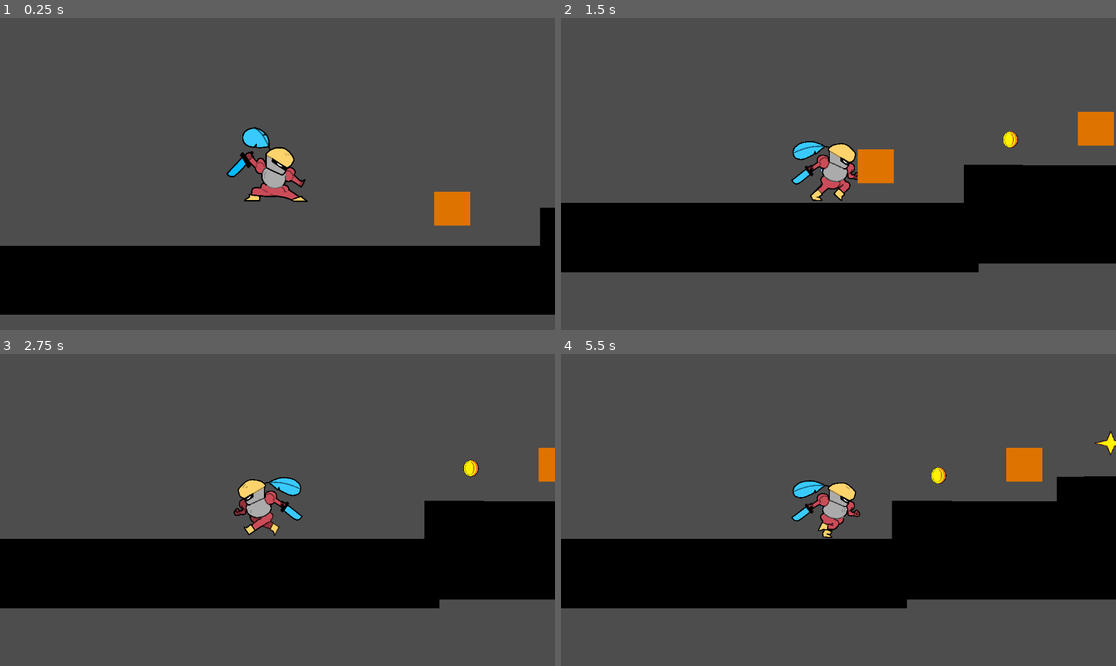
Above: before the commit, frames 1-4 (two rows, left to right).
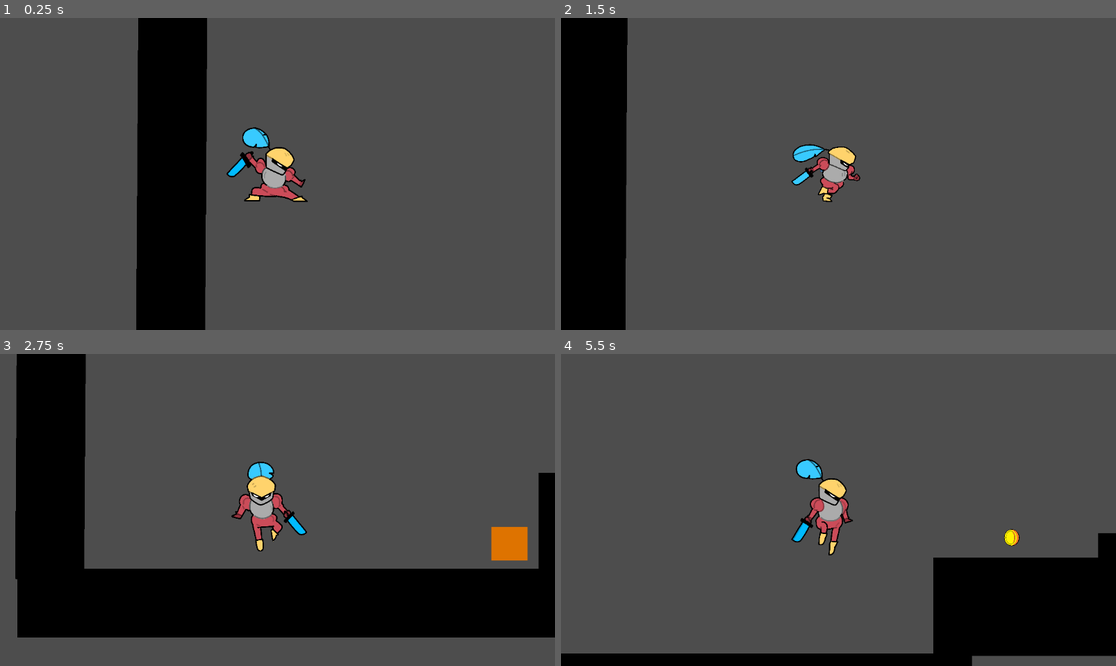
Above: after the commit, the same moments.

Repository: facundooli/plataformero
Game: Godot game, scene res://nivel.tscn
The game is run twice, just before and just after one commit, with the same random seed, the same clock (stepped at 60 frames per second) and the same inputs. The engine's default icon, where the game draws it, is replaced by a stand-in: a white triangle on a blue panel in a dark square.
Inputs:
- Up to frame 1 (0.25 s): no input
- Up to frame 2 (1.5 s): hold D (derecha) from 0.53 s (still down); tap W (salto) at 0.6, 0.77, 1.07, 1.35 s
- Up to frame 3 (2.75 s): tap W (salto) at 1.52, 1.82, 2.1 s; release D (derecha) at 2.03 s; hold A (izquierda) from 2.03 s (still down)
- Up to frame 4 (5.5 s): release A (izquierda) at 2.78 s; hold D (derecha) 2.78-4.28 s; tap W (salto) at 2.85, 3.02, 3.32, 3.6, 3.77, 4.07, 4.35, 4.52, 4.82, 5.1 s; hold A (izquierda) 4.28-5.03 s; hold D (derecha) from 5.03 s (still down)

The runs differ from the first frame. In frame 1, 30% of the frame differs, in the area x 0-100%, y 0-100%; in frame 2, 34%; in frame 3, 30%; in frame 4, 34%.

Commit message:
creando nivel

Diff:
--- a/plataformero/nivel.tscn
+++ b/plataformero/nivel.tscn
@@ -12,16 +12,41 @@
 script = ExtResource("1_j87l1")
 
 [node name="Jugador" parent="." instance=ExtResource("1_h06de")]
-position = Vector2(4, 13)
+position = Vector2(-233, -1642.0001)
 scale = Vector2(1, 0.95999986)
 
 [node name="piso" parent="." instance=ExtResource("2_7gdj4")]
-position = Vector2(-1, 192)
+position = Vector2(48, 312)
 scale = Vector2(4.5355825, 3.293105)
 
 [node name="piso4" parent="." instance=ExtResource("2_7gdj4")]
-position = Vector2(1353, -319)
-rotation = -1.5777938
+position = Vector2(2175.9998, 23.999996)
+rotation = -0.0016561016
+scale = Vector2(4.4155874, 3.293105)
+
+[node name="piso12" parent="." instance=ExtResource("2_7gdj4")]
+position = Vector2(3391.9995, -32)
+rotation = -0.0016561016
+scale = Vector2(4.5355825, 3.293105)
+
+[node name="piso18" parent="." instance=ExtResource("2_7gdj4")]
+position = Vector2(6623.9995, -320)
+rotation = -0.0016561016
+scale = Vector2(8.775435, 3.293105)
+
+[node name="piso10" parent="." instance=ExtResource("2_7gdj4")]
+position = Vector2(-392, -248)
+rotation = 1.5774076
+scale = Vector2(4.5355825, 3.293105)
+
+[node name="piso11" parent="." instance=ExtResource("2_7gdj4")]
+position = Vector2(-384, -1400.0001)
+rotation = 1.5774076
+scale = Vector2(4.5355825, 3.293105)
+
+[node name="piso19" parent="." instance=ExtResource("2_7gdj4")]
+position = Vector2(-376, -2560.0002)
+rotation = 1.5774076
 scale = Vector2(4.5355825, 3.293105)
 
 [node name="piso2" parent="." instance=ExtResource("2_7gdj4")]
@@ -35,36 +60,101 @@
 scale = Vector2(-0.806384, 2.9804997)
 
 [node name="piso5" parent="." instance=ExtResource("2_7gdj4")]
-position = Vector2(1255, 27)
+position = Vector2(1338.9999, 30.000004)
+rotation = -0.0015311837
+scale = Vector2(-0.9642721, 1.2468013)
+
+[node name="piso13" parent="." instance=ExtResource("2_7gdj4")]
+position = Vector2(4210, -192)
+rotation = -0.0015311837
+scale = Vector2(-1.364272, 1.2468013)
+
+[node name="piso14" parent="." instance=ExtResource("2_7gdj4")]
+position = Vector2(3722, -394.00003)
+rotation = -0.0015311837
+scale = Vector2(-1.364272, 1.2468013)
+
+[node name="piso15" parent="." instance=ExtResource("2_7gdj4")]
+position = Vector2(4752, -73)
+rotation = -0.0015311837
+scale = Vector2(-1.364272, 1.2468013)
+
+[node name="piso17" parent="." instance=ExtResource("2_7gdj4")]
+position = Vector2(5315, 5.0000076)
+rotation = -0.0015311837
+scale = Vector2(-1.364272, 1.2468013)
+
+[node name="piso16" parent="." instance=ExtResource("2_7gdj4")]
+position = Vector2(3296, -500.00006)
 rotation = -0.0015311837
 scale = Vector2(-1.364272, 1.2468013)
 
 [node name="piso6" parent="." instance=ExtResource("2_7gdj4")]
-position = Vector2(1245, -172.99998)
+position = Vector2(1506, 284)
+rotation = -0.0015311837
+scale = Vector2(-0.80421096, 1.2468013)
+
+[node name="piso9" parent="." instance=ExtResource("2_7gdj4")]
+position = Vector2(1607.0001, 256.99997)
+rotation = -1.5724298
+scale = Vector2(-0.80421096, 1.2468013)
+
+[node name="piso7" parent="." instance=ExtResource("2_7gdj4")]
+position = Vector2(1302.9999, 284)
+rotation = -0.0015311837
+scale = Vector2(-0.80421096, 1.2468013)
+
+[node name="piso8" parent="." instance=ExtResource("2_7gdj4")]
+position = Vector2(1123.9999, 284)
 rotation = -0.0015311837
 scale = Vector2(-0.80421096, 1.2468013)
 
 [node name="Moneda" parent="." instance=ExtResource("4_ymy7k")]
-position = Vector2(646, 29)
+position = Vector2(712, 40)
 
 [node name="Moneda2" parent="." instance=ExtResource("4_ymy7k")]
-position = Vector2(1242, -47)
+position = Vector2(1336, -24)
 
 [node name="estrella" parent="." instance=ExtResource("5_ymy7k")]
-position = Vector2(1004, -39)
+position = Vector2(1008, 0)
 
 [node name="Salto" parent="." instance=ExtResource("6_vttml")]
-position = Vector2(366, 112)
+position = Vector2(488, 256)
 
 [node name="Salto2" parent="." instance=ExtResource("6_vttml")]
-position = Vector2(823, 34)
+position = Vector2(5392, -80)
 
-[node name="pinche" parent="." instance=ExtResource("7_6apml")]
-position = Vector2(1044, 52)
+[node name="Salto3" parent="." instance=ExtResource("6_vttml")]
+position = Vector2(3680, -576)
+
+[node name="pinche3" parent="." instance=ExtResource("7_6apml")]
+position = Vector2(1535.0001, 266)
+scale = Vector2(3.1716528, 2.6872904)
+
+[node name="pinche4" parent="." instance=ExtResource("7_6apml")]
+position = Vector2(1438.0001, 264)
+scale = Vector2(3.1716528, 2.6872904)
+
+[node name="pinche5" parent="." instance=ExtResource("7_6apml")]
+position = Vector2(1338.0001, 264)
+scale = Vector2(3.1716528, 2.6872904)
+
+[node name="pinche6" parent="." instance=ExtResource("7_6apml")]
+position = Vector2(1235.0001, 266)
+scale = Vector2(3.1716528, 2.6872904)
+
+[node name="pinche7" parent="." instance=ExtResource("7_6apml")]
+position = Vector2(1132, 269)
+scale = Vector2(3.1716528, 2.6872904)
 
 [connection signal="body_entered" from="Moneda" to="." method="_on_moneda_body_entered"]
 [connection signal="body_entered" from="Moneda2" to="." method="_on_moneda_body_entered"]
 [connection signal="body_entered" from="estrella" to="." method="_on_estrella_body_entered"]
 [connection signal="body_entered" from="Salto" to="Jugador" method="_on_salto_body_entered"]
 [connection signal="body_entered" from="Salto2" to="Jugador" method="_on_salto_body_entered"]
-[connection signal="body_entered" from="pinche" to="Jugador" method="_on_pinche_body_entered"]
+[connection signal="body_entered" from="Salto3" to="Jugador" method="_on_salto_body_entered"]
+[connection signal="body_entered" from="pinche3" to="Jugador" method="_on_pinche_body_entered"]
+[connection signal="body_entered" from="pinche4" to="Jugador" method="_on_pinche_body_entered"]
+[connection signal="body_entered" from="pinche5" to="Jugador" method="_on_pinche_body_entered"]
+[connection signal="body_entered" from="pinche6" to="Jugador" method="_on_pinche_body_entered"]
+[connection signal="body_entered" from="pinche7" to="Jugador" method="_on_pinche_body_entered"]
